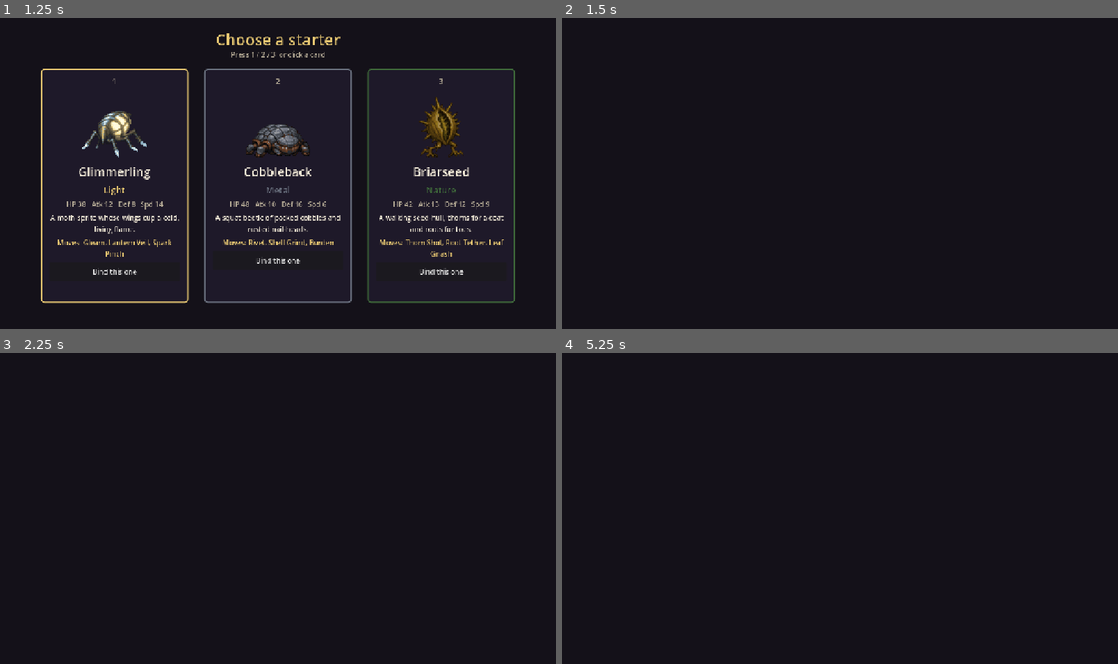
Above: before the commit, frames 1-4 (two rows, left to right).
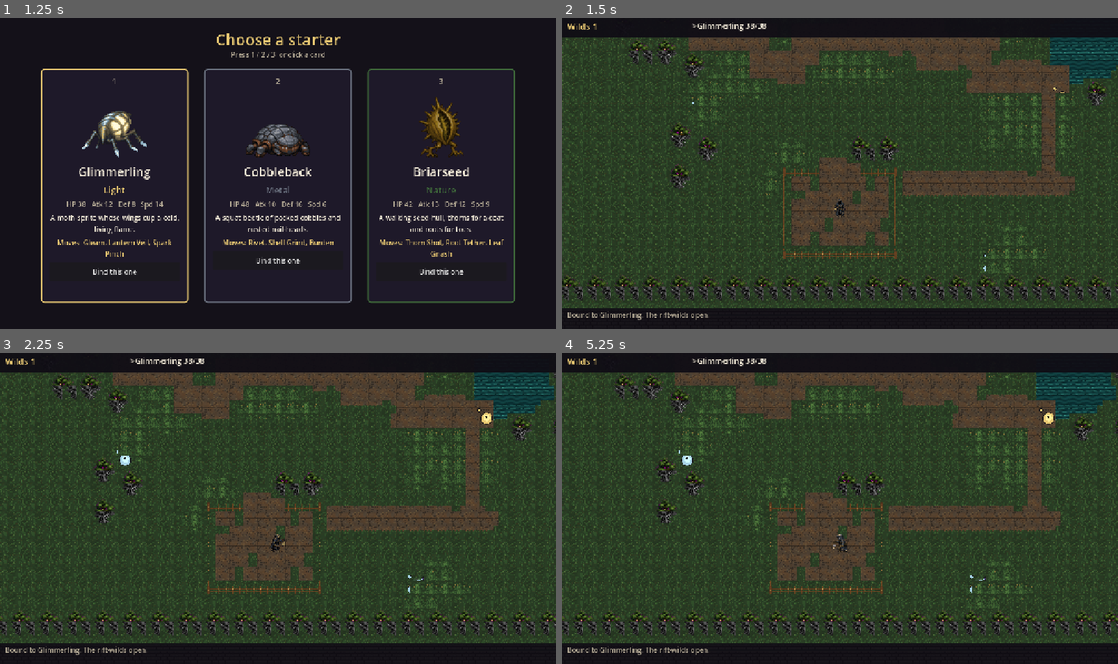
Above: after the commit, the same moments.

Repository: Ghostknife99/wyrdling
Game: Godot game, scene res://main.tscn
Two runs of this game, one before a commit and one after it. Both use one fixed random seed, a clock stepped at 60 frames per second and the inputs below.
Inputs (mouse positions are in pixels of both pictures, inside the frame that each line leads up to):
- Up to frame 1 (1.25 s): click "Begin a Run" at 0.5 s
- Up to frame 2 (1.5 s): click "Bind this one" at 1.25 s
- Up to frame 3 (2.25 s): tap Enter (ui_accept) at 2 s; move the mouse to (400, 492) at 2.02 s; hold Right from 2.03 s (still down); tap Keypad Enter at 2.1 s; click (400, 492) at 2.17 s
- Up to frame 4 (5.25 s): tap Enter (ui_accept) at 2.27, 2.75, 3.5, 4.25, 5 s; release Right at 2.75 s; drag from (728, 524) to (812, 570) at 2.77 s; move the mouse to (895, 440) at 3.52 s; hold Right 3.53-4.25 s; tap 1 at 3.6 s; drag from (812, 570) to (673, 461) at 4.27 s; move the mouse to (1006, 555) at 5.02 s; hold Left from 5.03 s (still down); tap 3 at 5.1 s

Frame 1 is identical in both runs. In frame 2, 85% of the frame differs, in the area x 0-100%, y 1-98%; in frame 3, 85%; in frame 4, 85%.
Error before the commit: Parse Error: Identifier "role" not declared in the current scope. (res://src/dungeon/dungeon.gd:201)

Commit message:
Rebuild floors as a seamless outdoor rift-wilds overworld.

Diff:
--- a/src/dungeon/dungeon.gd
+++ b/src/dungeon/dungeon.gd
@@ -198,9 +198,10 @@
 					if tex_stairs:
 						draw_texture_rect(tex_stairs, dest, false)
 				TREE:
-					if role == "sw":
+					var tr: String = _tree_role(x, y)
+					if tr == "sw":
 						_blit("tree_sw", dest)
-					elif role == "se":
+					elif tr == "se":
 						_blit("tree_se", dest)
 					else:
 						_blit(_grass_name(x, y), dest)
@@ -369,6 +370,12 @@
 
 
 func _draw_tree_canopy(tp: Vector2i) -> void:
+	var nw_tex: Texture2D = _ow("tree_nw")
+	var ne_tex: Texture2D = _ow("tree_ne")
+	if nw_tex and ne_tex:
+		draw_texture_rect(nw_tex, Rect2(tp.x * TILE, tp.y * TILE, TILE, TILE), false)
+		draw_texture_rect(ne_tex, Rect2((tp.x + 1) * TILE, tp.y * TILE, TILE, TILE), false)
+		return
 	var tree_tex: Texture2D = _ow("tree")
 	if tree_tex:
 		draw_texture_rect(tree_tex, Rect2(tp.x * TILE, tp.y * TILE, TILE * 2, TILE * 2), false)
